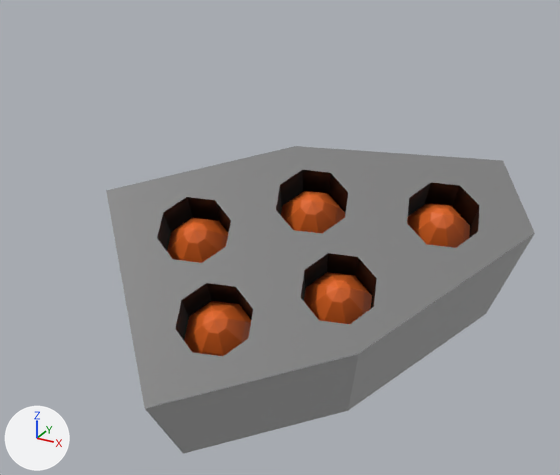
A saved change to the FBX model Assets/Resources/Weapons/MicroMissilePod.fbx.
Camera for both pictures: a 50 mm camera at (3.11, -0.19, 6.38) aimed at (1.56, 2.62, 4.98). Arrows for +X, +Y and +Z are at lower left; the lights stay in place. The picture after the commit comes second.

The first picture shows 'MicroMissilePod'.
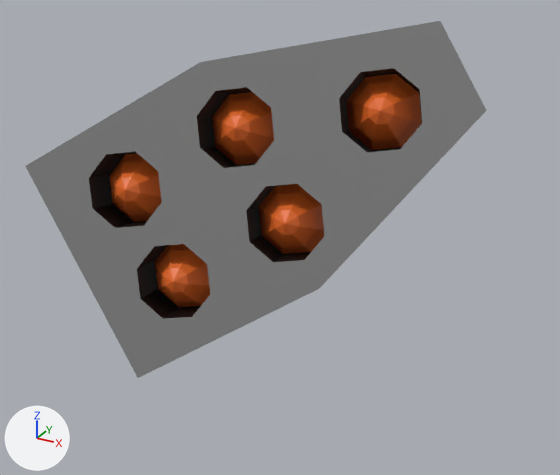
Boxes [x1, y1, x2, y2] around the edits, measured in the pictures (560 x 475 px):
'MicroMissilePod', recoloured, moved, turned: before [106, 146, 535, 454]; after [25, 21, 486, 378]
part 1 of me_cube_014, recoloured: before [145, 233, 535, 454]

Patch to the scene script:
```diff
--- a/Assets/Resources/Weapons/MicroMissilePod.fbx.py
+++ b/Assets/Resources/Weapons/MicroMissilePod.fbx.py
@@ mat_white @@
+mat_white = principled_material('White')
+mat_white.base_color = (1.0, 1.0, 1.0)  # white #ffffff
@@ me_cube_014 @@
 me_cube_014.from_pydata(...)  # 270 vertices, 227 faces; spans x -0.82..0.82, y -0.52..0.52, z -0.48..0.48
 # used by ob_micromissilepod; location = (1.739, 2.718, 4.714); rotation_euler = (-0.872, -0.188, 0.667), in degrees (-50, -11, 38)
+# me_cube_014 part 1: all 15 faces that had it switch from mat_lightgray (light grey #bfbfbf) to mat_white (white #ffffff)
 me_cube_014.materials.append(mat_gray)
@@ ob_micromissilepod @@
 ob_micromissilepod = bpy.data.objects.new('MicroMissilePod', me_cube_014)
-ob_micromissilepod.location = (1.739, 2.718, 4.714)
-ob_micromissilepod.rotation_euler = (-0.872, -0.188, 0.667)  # degrees (-50, -11, 38)
+ob_micromissilepod.location = (1.573, 2.658, 5.291)
+ob_micromissilepod.rotation_euler = (-0.324, -0.525, 0.468)  # degrees (-19, -30, 27)
```
